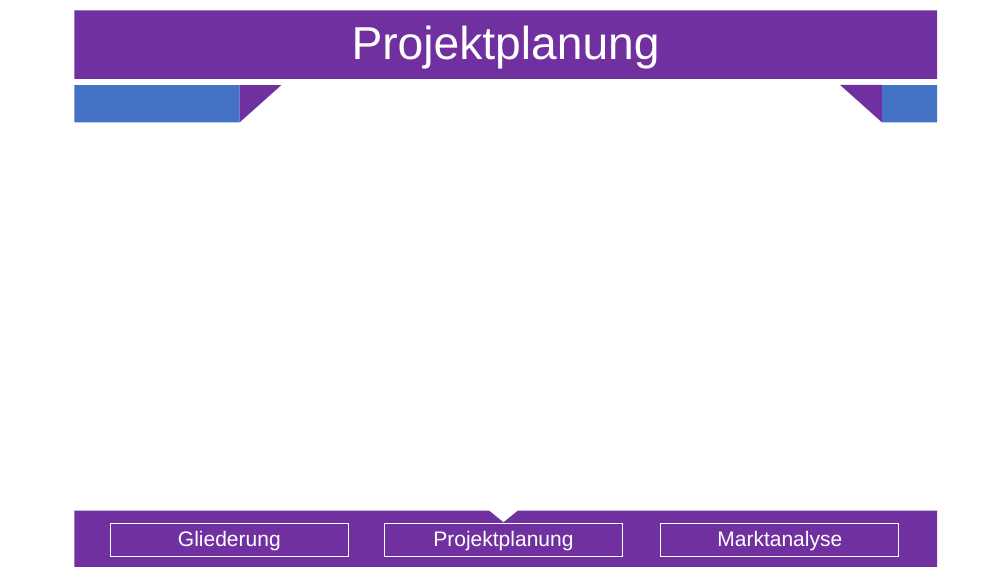
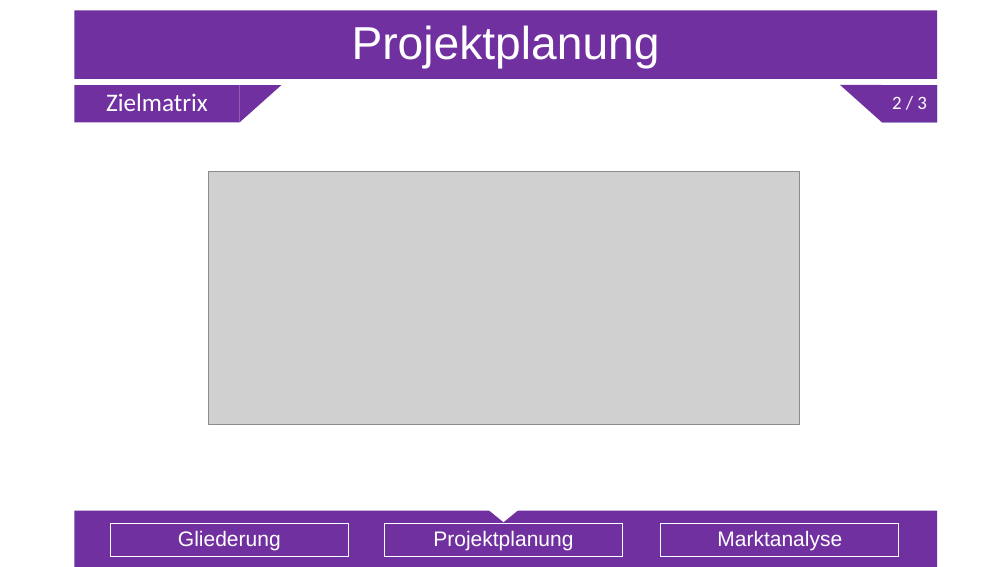
Before and after one commit to Sl0thking/mp_gproz_scrumiverse, a slide deck: slide 4 of 5_Präsentation/Projektpräsentation.pptx (slide 3 before the commit). Drawn at 1008x567 pixels with LibreOffice and Linux fonts; fonts in the diff are those of the drawing; grey boxes stand for pictures. Boxes give left, top, right and bottom in pixels: in the first picture for what was removed or moved away, otherwise in the second. Text is boxed around its words. In the diff, an @@ line names an element or a change of style, - is before the commit and + after.

Commit message:
#USID016
#Datum 04.04.2016, 05.04.2016
#Zeit 4h
#Info
- Präsentationsteile Projektplanung und Marktanalye bearbeitet

```diff
--- a/5_Präsentation/Projektpräsentation.pptx
+++ b/5_Präsentation/Projektpräsentation.pptx
@@ rectangle removed at box(74, 85, 239, 123) @@
@@ text added at box(74, 85, 239, 123), fill #7030A0, 24 pt, text #FFFFFF @@
+Zielmatrix
@@ text added at box(882, 85, 938, 123), fill #7030A0, 18 pt, text #FFFFFF @@
+2 / 3
@@ picture added at box(209, 172, 799, 424) @@
```
Also in this commit, not shown: 12 other slides changed, 10 slides added, 1 slide removed, 1 other file.
